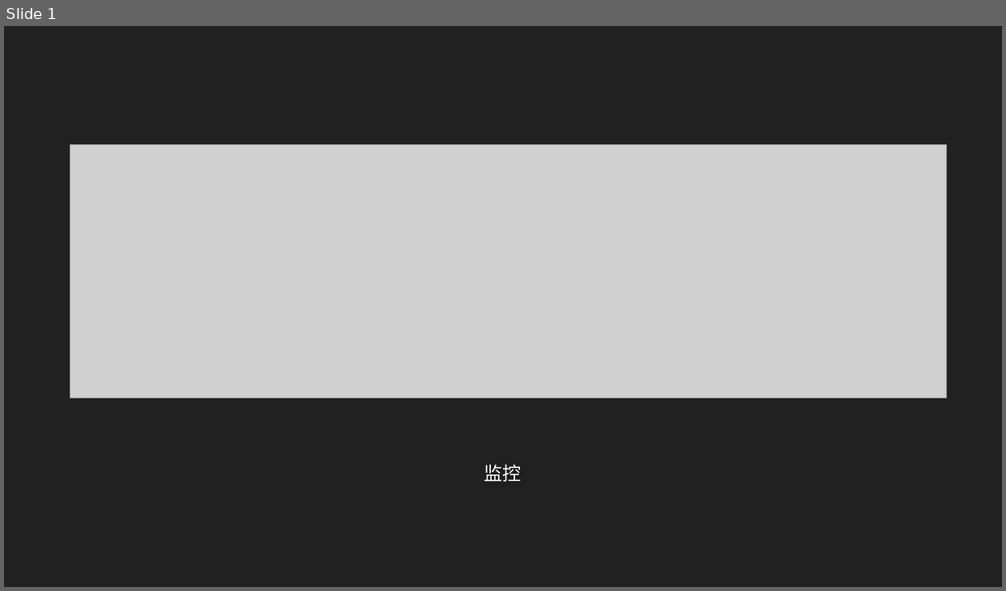
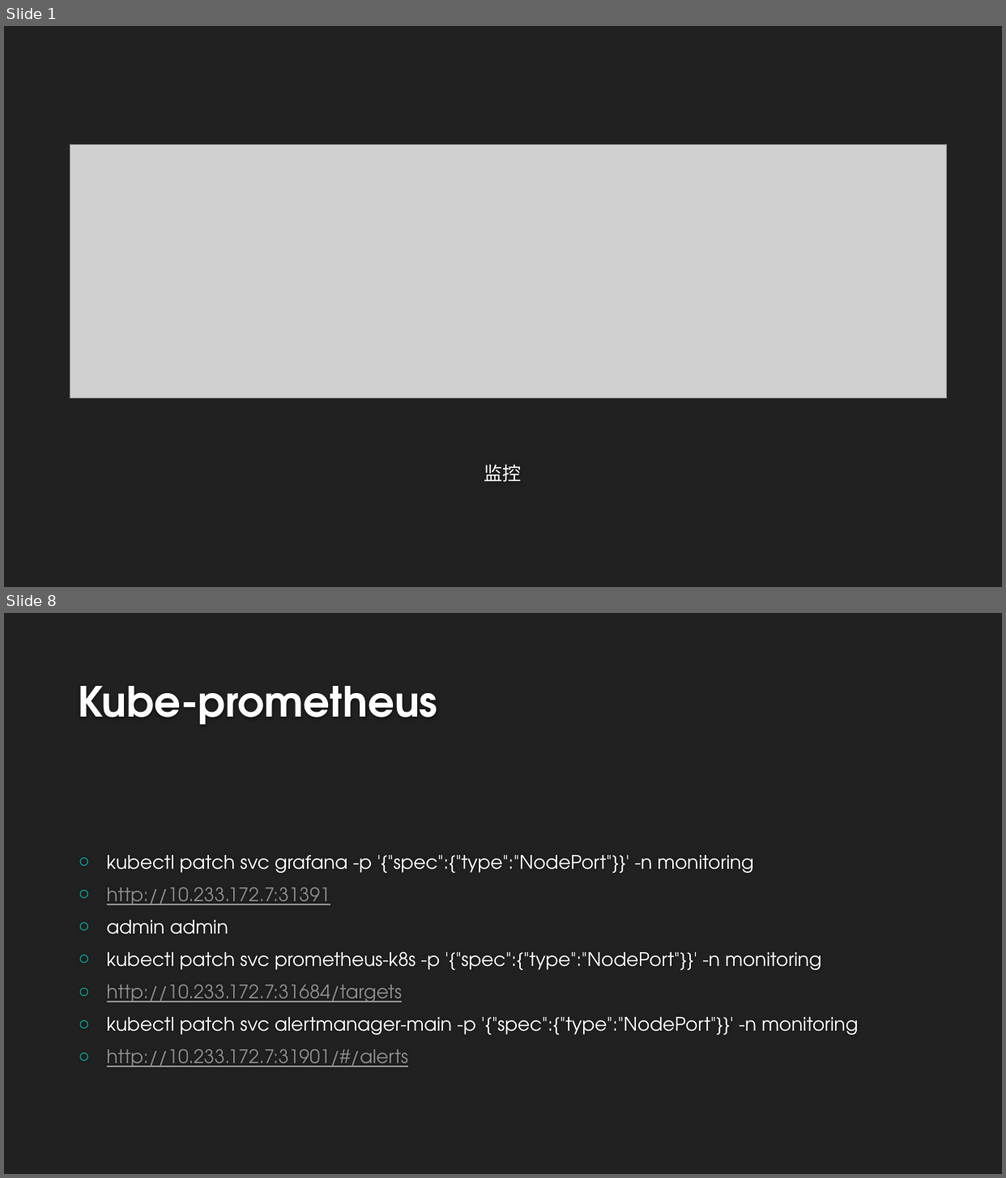
Before and after one commit to airuitian/CloudNative, a slide deck: kubernetes/k8s007.pptx. Shown one above the other, each under a label of ours: slide 1 before the commit, slides 1 and 8 after it; the slides between them are not shown. The pictures are 1006x591 and 1006x1178 pixels, drawn with LibreOffice and Linux fonts; fonts in the diff are those of the drawing; grey boxes stand for pictures; background and template pictures are left out. Boxes give left, top, right and bottom in pixels: in the first picture for what was removed or moved away, otherwise in the second. Text is boxed around its words. In the diff, an @@ line names an element or a change of style, - is before the commit and + after.

```diff
--- a/kubernetes/k8s007.pptx
+++ b/kubernetes/k8s007.pptx
@@ slide 8 added at [4, 613, 1002, 1174], background #212121 @@
@@ title added at [78, 686, 437, 725], 40 pt, text #FEFEFE, bold @@
+Kube-prometheus
@@ text added at [107, 855, 858, 1067], 18 pt, text #FFFFFF @@
+○ kubectl patch svc grafana -p '{"spec":{"type":"NodePort"}}' -n monitoring
+○ http://10.233.172.7:31391
+○ admin admin
+○ kubectl patch svc prometheus-k8s -p '{"spec":{"type":"NodePort"}}' -n monitoring
+○ http://10.233.172.7:31684/targets
+○ kubectl patch svc alertmanager-main -p '{"spec":{"type":"NodePort"}}' -n monitoring
+○ http://10.233.172.7:31901/#/alerts
```
Also in this commit, not shown: 1 slide changed, 12 other slides added, 1 other file.
